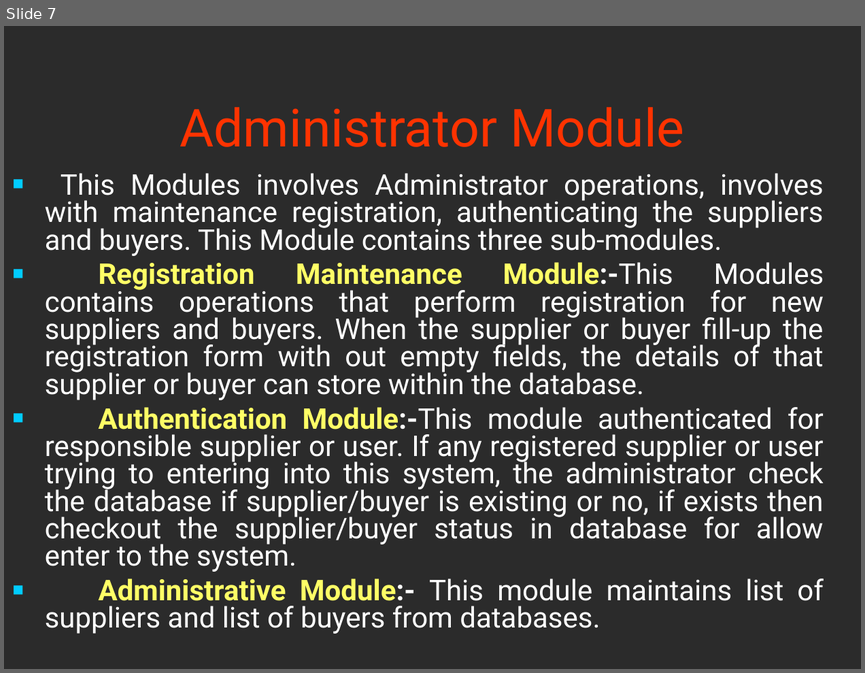
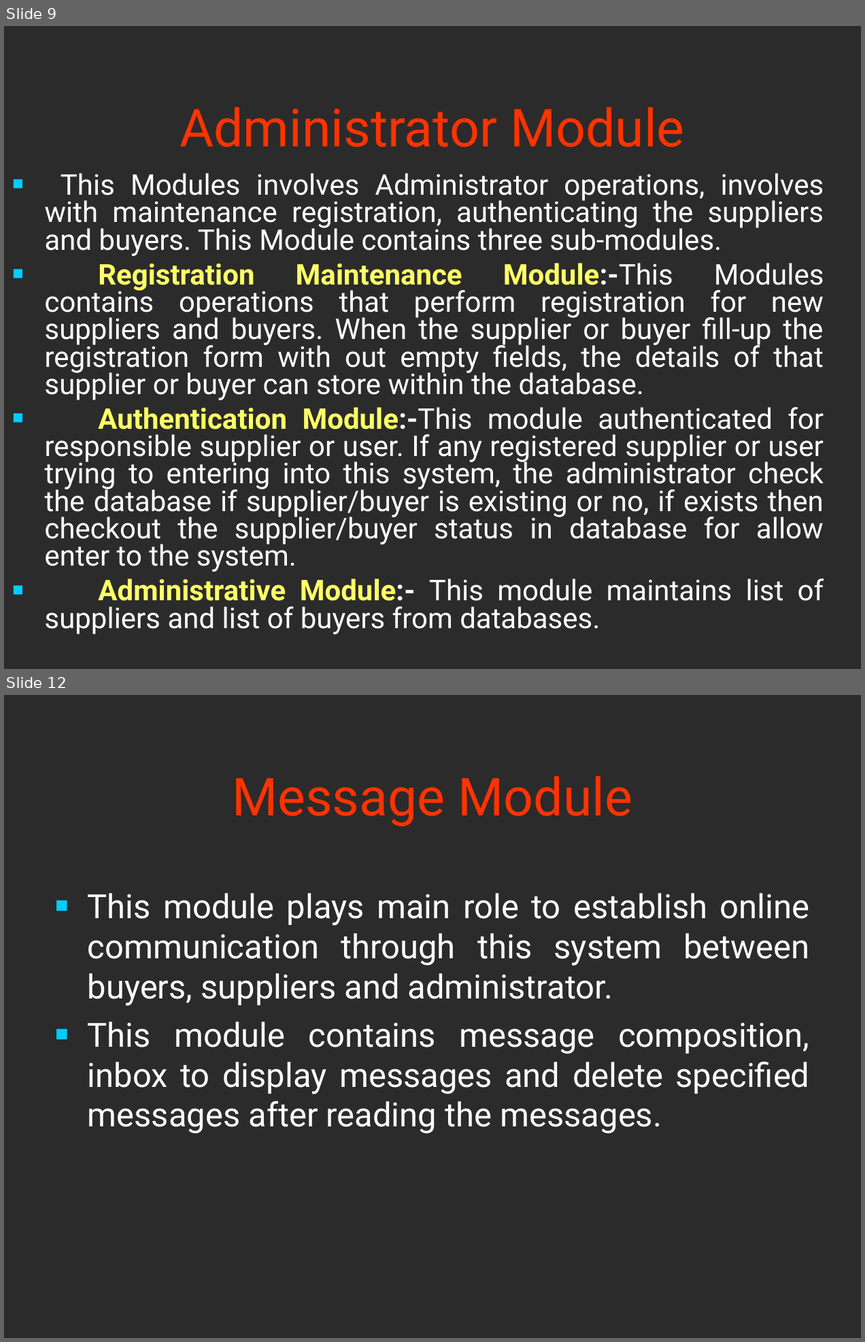
Before and after one commit to jinx5320/transport, a slide deck: PPT's-First Review.ppt. Shown one above the other, each under a label of ours: slide 7 before the commit, slides 9 and 12 after it; the slides between them are not shown. The pictures are 865x673 and 865x1342 pixels, drawn with LibreOffice and Linux fonts; fonts in the diff are those of the drawing; background and template pictures are left out; a plain dark background stands for a picture behind light text. Boxes give left, top, right and bottom in pixels: in the first picture for what was removed or moved away, otherwise in the second. Text is boxed around its words. In the diff, an @@ line names an element or a change of style, - is before the commit and + after.

```diff
--- a/PPT's-First Review.ppt
+++ b/PPT's-First Review.ppt
@@ slide 12 added at bbox=[4, 695, 861, 1338], background picture (left out) @@
@@ title added at bbox=[232, 776, 632, 826], 44 pt, text #FF3300 @@
+Message Module
@@ text added at bbox=[88, 893, 810, 1133], 28 pt, text #FFFFFF @@
+■ This module plays main role to establish online communication through this system between buyers, suppliers and administrator.
+■ This module contains message composition, inbox to display messages and delete specified messages after reading the messages.
@@ what was slide 7 is now slide 9 @@
```
Also in this commit, not shown: 5 other slides added, 2 slides removed, 9 other files.
